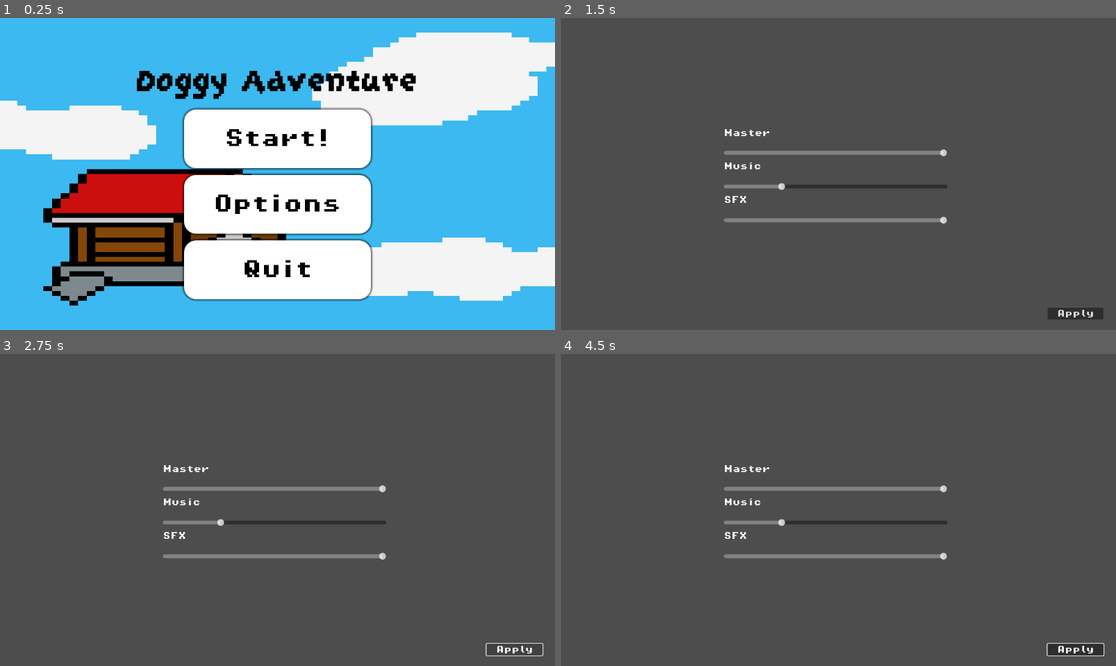
Above: before the commit, frames 1-4 (two rows, left to right).
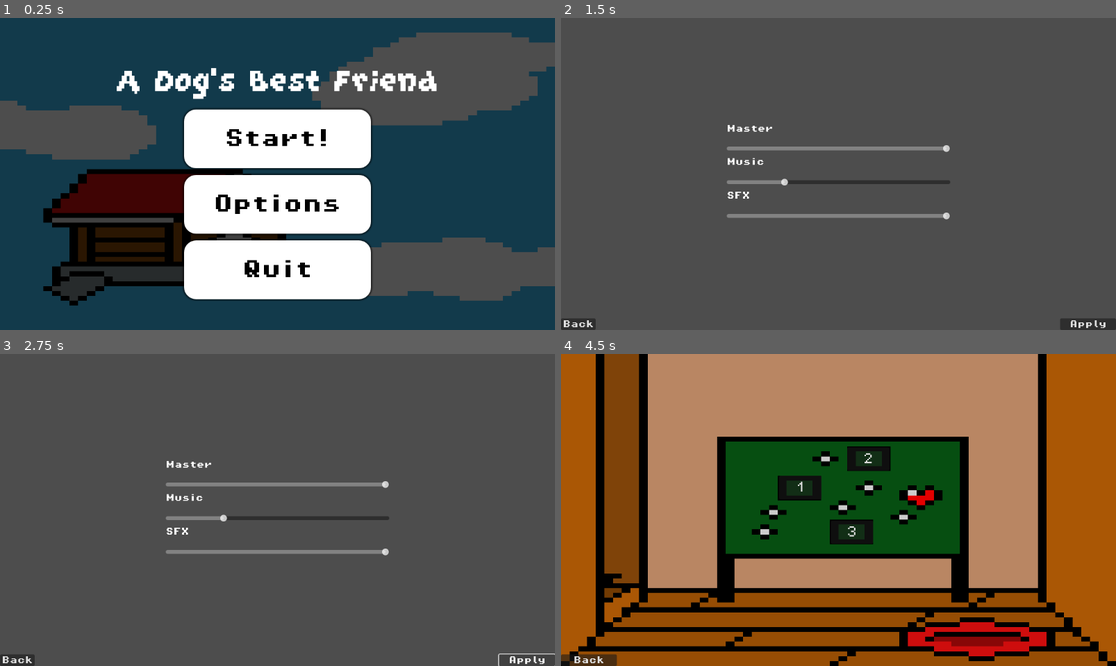
Above: after the commit, the same moments.

Repository: henspy/campfireofficial
Game: Godot game, scene res://scenes/mainMenu.tscn
The game is run twice, just before and just after one commit, with the same random seed, the same clock (stepped at 60 frames per second) and the same inputs.
Inputs (mouse positions are in pixels of both pictures, inside the frame that each line leads up to):
- Up to frame 1 (0.25 s): no input
- Up to frame 2 (1.5 s): click "Options" at 0.5 s; click "Volume" at 1.25 s
- Up to frame 3 (2.75 s): click "Apply" at 2 s
- Up to frame 4 (4.5 s): click (577, 659) at 2.75 s, where only the run after the commit has a clickable "Back"; click (838, 606) at 3.5 s, where only the run after the commit has a clickable "Back"; click (838, 475) at 4.25 s, where only the run after the commit has a clickable "Start!"

The runs differ from the first frame. In frame 1, 78% of the frame differs, in the area x 0-100%, y 0-100%; in frame 2, 4.3%; in frame 3, 3.9%; in frame 4, 100%.

Commit message:
fixed anchoring issues in menus

Diff:
--- a/scenes/level_menu.tscn
+++ b/scenes/level_menu.tscn
@@ -1,8 +1,9 @@
-[gd_scene load_steps=5 format=3 uid="uid://2n6ptm7sjlmh"]
+[gd_scene load_steps=6 format=3 uid="uid://2n6ptm7sjlmh"]
 
-[ext_resource type="Script" path="res://scripts/level_menu.gd" id="1_jqwib"]
+[ext_resource type="Script" uid="uid://xdoyick6tsdr" path="res://scripts/level_menu.gd" id="1_jqwib"]
 [ext_resource type="Texture2D" uid="uid://bl0j81scpoxs4" path="res://assets/sprites/inside_of_the_dog_house.png" id="1_yl4fo"]
 [ext_resource type="FontFile" uid="uid://b4wwugrp4bviq" path="res://assets/fonts/PixelOperator8.ttf" id="2_rj3wb"]
+[ext_resource type="FontFile" uid="uid://dqewohnnppmla" path="res://assets/fonts/PixelOperator8-Bold.ttf" id="4_7obll"]
 
 [sub_resource type="StyleBoxTexture" id="StyleBoxTexture_jqwib"]
 texture = ExtResource("1_yl4fo")
@@ -71,6 +72,18 @@
 "
 metadata/_edit_use_anchors_ = true
 
+[node name="back" type="Button" parent="."]
+layout_mode = 1
+anchors_preset = 2
+anchor_top = 1.0
+anchor_bottom = 1.0
+offset_top = -24.0
+offset_right = 116.0
+grow_vertical = 0
+theme_override_fonts/font = ExtResource("4_7obll")
+text = "Back"
+
 [connection signal="pressed" from="Button" to="." method="_on_level_1_pressed"]
 [connection signal="pressed" from="Button2" to="." method="_on_level_2_pressed"]
 [connection signal="pressed" from="Button3" to="." method="_on_level_3_pressed"]
+[connection signal="pressed" from="back" to="." method="_on_back_pressed"]
--- a/scenes/mainMenu.tscn
+++ b/scenes/mainMenu.tscn
@@ -7,6 +7,7 @@
 
 [sub_resource type="StyleBoxTexture" id="StyleBoxTexture_7nrmo"]
 texture = ExtResource("4_l7wge")
+modulate_color = Color(0.31431612, 0.31431612, 0.3143161, 1)
 
 [sub_resource type="StyleBoxFlat" id="StyleBoxFlat_c7uy4"]
 bg_color = Color(1, 1, 1, 1)
@@ -132,10 +133,10 @@
 offset_bottom = -150.0
 grow_horizontal = 2
 grow_vertical = 2
-theme_override_colors/font_color = Color(0, 0, 0, 1)
+theme_override_colors/font_color = Color(1, 1, 1, 1)
 theme_override_fonts/font = ExtResource("1_qkhwq")
 theme_override_font_sizes/font_size = 85
-text = "Doggy Adventure"
+text = "A Dog's Best Friend"
 horizontal_alignment = 1
 vertical_alignment = 1
 
--- a/scenes/options_menu.tscn
+++ b/scenes/options_menu.tscn
@@ -119,7 +119,7 @@
 grow_vertical = 2
 theme_override_fonts/font = ExtResource("3_3xsyx")
 theme_override_font_sizes/font_size = 85
-text = "Doggy Adventure"
+text = "Options"
 horizontal_alignment = 1
 vertical_alignment = 1
 
--- a/scenes/volume_menu.tscn
+++ b/scenes/volume_menu.tscn
@@ -14,17 +14,27 @@
 script = ExtResource("1_1ken0")
 
 [node name="audio options" type="Control" parent="."]
-anchors_preset = 0
-offset_right = 40.0
-offset_bottom = 40.0
+layout_mode = 1
+anchors_preset = 15
+anchor_right = 1.0
+anchor_bottom = 1.0
+grow_horizontal = 2
+grow_vertical = 2
 script = ExtResource("2_gbio0")
 
 [node name="VBoxContainer" type="VBoxContainer" parent="audio options"]
-layout_mode = 0
-offset_left = 338.0
-offset_top = 231.0
-offset_right = 802.0
-offset_bottom = 436.0
+layout_mode = 1
+anchors_preset = 8
+anchor_left = 0.5
+anchor_top = 0.5
+anchor_right = 0.5
+anchor_bottom = 0.5
+offset_left = -232.0
+offset_top = -102.5
+offset_right = 232.0
+offset_bottom = 102.5
+grow_horizontal = 2
+grow_vertical = 2
 
 [node name="Label" type="Label" parent="audio options/VBoxContainer"]
 layout_mode = 2
@@ -62,16 +72,33 @@
 max_value = 1.0
 step = 0.01
 
-[node name="confirm" type="Button" parent="audio options"]
-layout_mode = 0
-offset_left = 1010.0
-offset_top = 602.0
-offset_right = 1126.0
-offset_bottom = 626.0
+[node name="confirm" type="Button" parent="."]
+layout_mode = 1
+anchors_preset = 3
+anchor_left = 1.0
+anchor_top = 1.0
+anchor_right = 1.0
+anchor_bottom = 1.0
+offset_left = -116.0
+offset_top = -24.0
+grow_horizontal = 0
+grow_vertical = 0
 theme_override_fonts/font = ExtResource("3_5mxti")
 text = "Apply"
+
+[node name="back" type="Button" parent="."]
+layout_mode = 1
+anchors_preset = 2
+anchor_top = 1.0
+anchor_bottom = 1.0
+offset_top = -24.0
+offset_right = 72.0
+grow_vertical = 0
+theme_override_fonts/font = ExtResource("3_5mxti")
+text = "Back"
 
 [connection signal="mouse_exited" from="audio options/VBoxContainer/master" to="audio options" method="_on_master_mouse_exited"]
 [connection signal="mouse_exited" from="audio options/VBoxContainer/music" to="audio options" method="_on_music_mouse_exited"]
 [connection signal="mouse_exited" from="audio options/VBoxContainer/sfx" to="audio options" method="_on_sfx_mouse_exited"]
-[connection signal="pressed" from="audio options/confirm" to="." method="_on_confirm_pressed"]
+[connection signal="pressed" from="confirm" to="." method="_on_confirm_pressed"]
+[connection signal="pressed" from="back" to="." method="_on_back_pressed"]
--- a/scripts/level_menu.gd
+++ b/scripts/level_menu.gd
@@ -17,3 +17,7 @@
 
 func _on_level_3_pressed() -> void:
 	get_tree().change_scene_to_file("res://scenes/level_3.tscn")
+
+
+func _on_back_pressed() -> void:
+	get_tree().change_scene_to_file("res://scenes/mainMenu.tscn")
--- a/scripts/volume_menu.gd
+++ b/scripts/volume_menu.gd
@@ -15,3 +15,7 @@
 	AudioServer.set_bus_volume_db(0, linear_to_db($"audio options/VBoxContainer/master".value))
 	AudioServer.set_bus_volume_db(1, linear_to_db($"audio options/VBoxContainer/music".value))
 	AudioServer.set_bus_volume_db(2, linear_to_db($"audio options/VBoxContainer/sfx".value))
+
+
+func _on_back_pressed() -> void:
+	get_tree().change_scene_to_file("res://scenes/options_menu.tscn")
